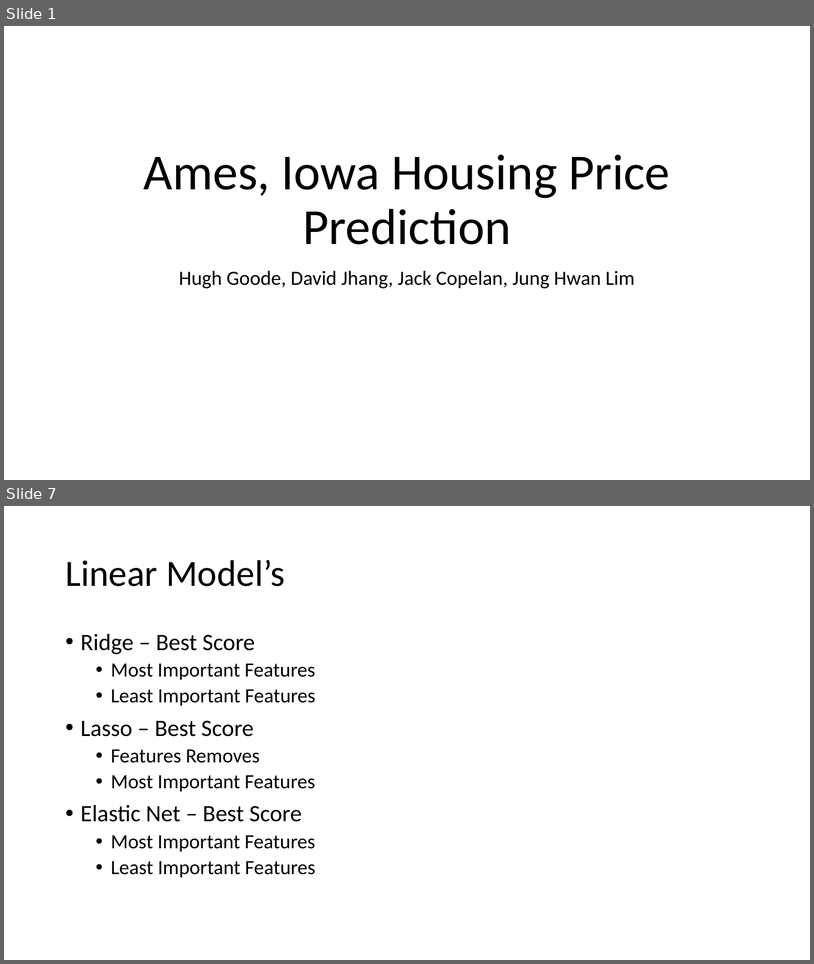
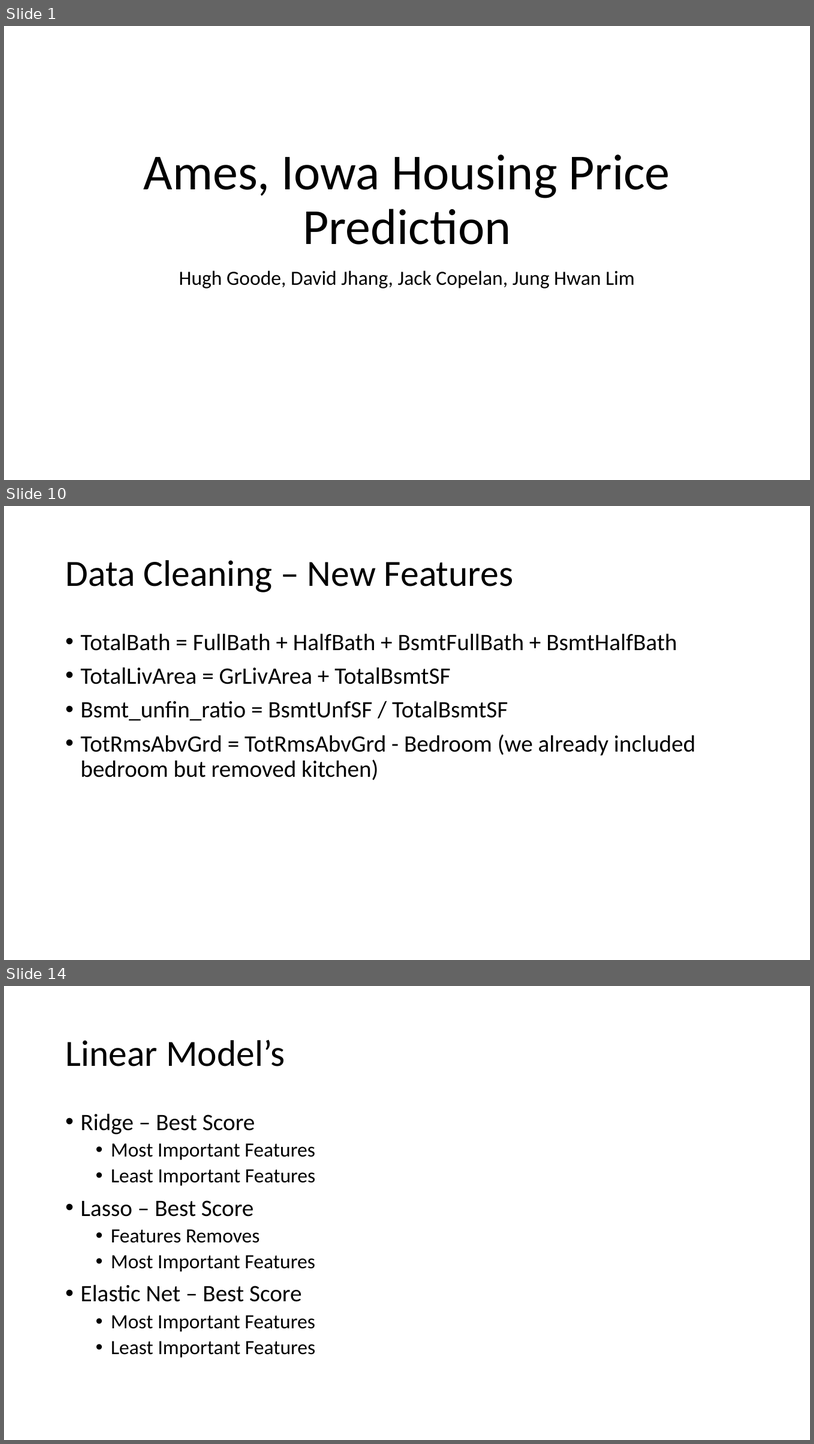
Before and after one commit to djhang99/housing_prices, a slide deck: Draft_Presentation.pptx. Shown one above the other, each under a label of ours: slides 1 and 7 before the commit, slides 1, 10 and 14 after it; the slides between them are not shown. The pictures are 814x964 and 814x1444 pixels, drawn with LibreOffice and Linux fonts; fonts in the diff are those of the drawing. Boxes give left, top, right and bottom in pixels: in the first picture for what was removed or moved away, otherwise in the second. Text is boxed around its words. In the diff, an @@ line names an element or a change of style, - is before the commit and + after.

```diff
--- a/Draft_Presentation.pptx
+++ b/Draft_Presentation.pptx
@@ slide 10 added at (x1=4, y1=506, x2=810, y2=960), background #FFFFFF @@
@@ title added at (x1=65, y1=560, x2=513, y2=592), 44 pt, text #000000 @@
+Data Cleaning – New Features
@@ text added at (x1=81, y1=633, x2=696, y2=780), 28 pt, text #000000 @@
+• TotalBath = FullBath + HalfBath + BsmtFullBath + BsmtHalfBath
+• TotalLivArea = GrLivArea + TotalBsmtSF
+• Bsmt_unfin_ratio = BsmtUnfSF / TotalBsmtSF
+• TotRmsAbvGrd = TotRmsAbvGrd - Bedroom (we already included bedroom but removed kitchen)
@@ what was slide 7 is now slide 14 @@
```
Also in this commit, not shown: 4 slides changed, 7 other slides added, 1 slide removed.
